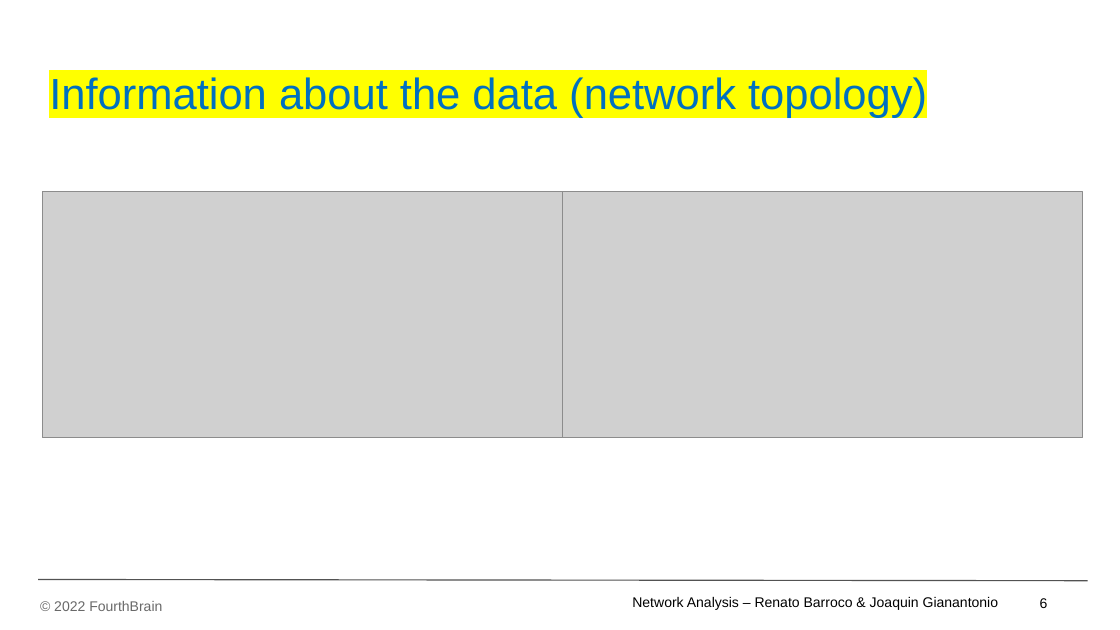
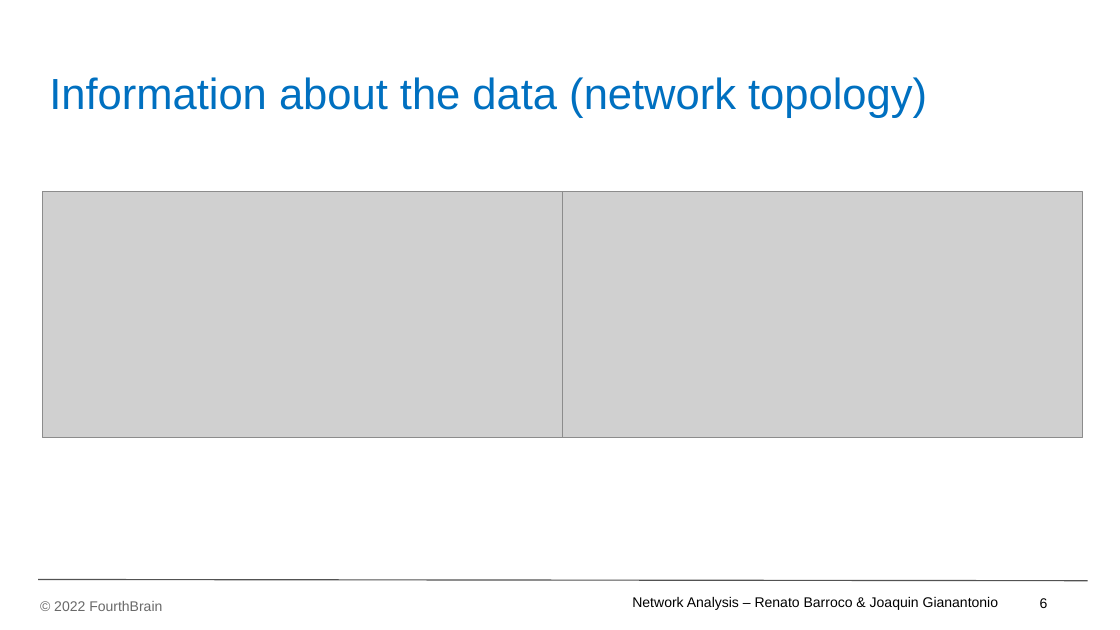
Before and after one commit to JoaquinGianan/network-analytics, a slide deck: slide 7 of powerpoint/Network Analysis - MLE Capstone Presentation_v06.pptx. Drawn at 1120x630 pixels with LibreOffice and Linux fonts; fonts in the diff are those of the drawing; grey boxes stand for pictures; background and template pictures are left out. Boxes give left, top, right and bottom in pixels: in the first picture for what was removed or moved away, otherwise in the second. Text is boxed around its words. In the diff, an @@ line names an element or a change of style, - is before the commit and + after.

```diff
--- a/powerpoint/Network Analysis - MLE Capstone Presentation_v06.pptx
+++ b/powerpoint/Network Analysis - MLE Capstone Presentation_v06.pptx
@@ title "Information about the data (network ..." at <box>49,77,927,118</box>: highlight #FFFF00 to none @@
```
Also in this commit, not shown: 8 other slides changed, 1 other file.
